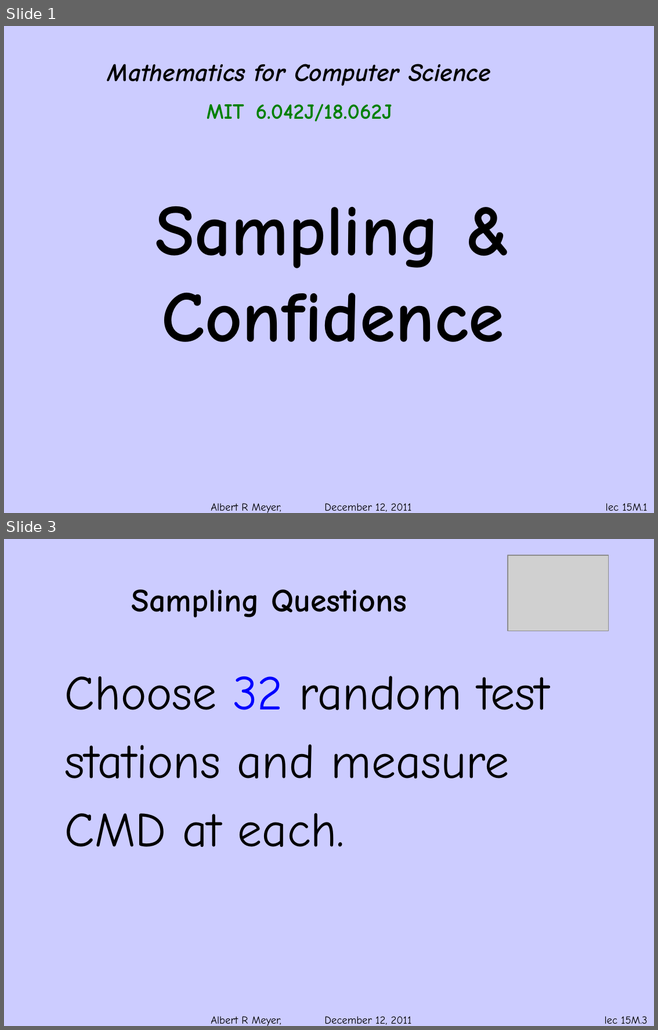
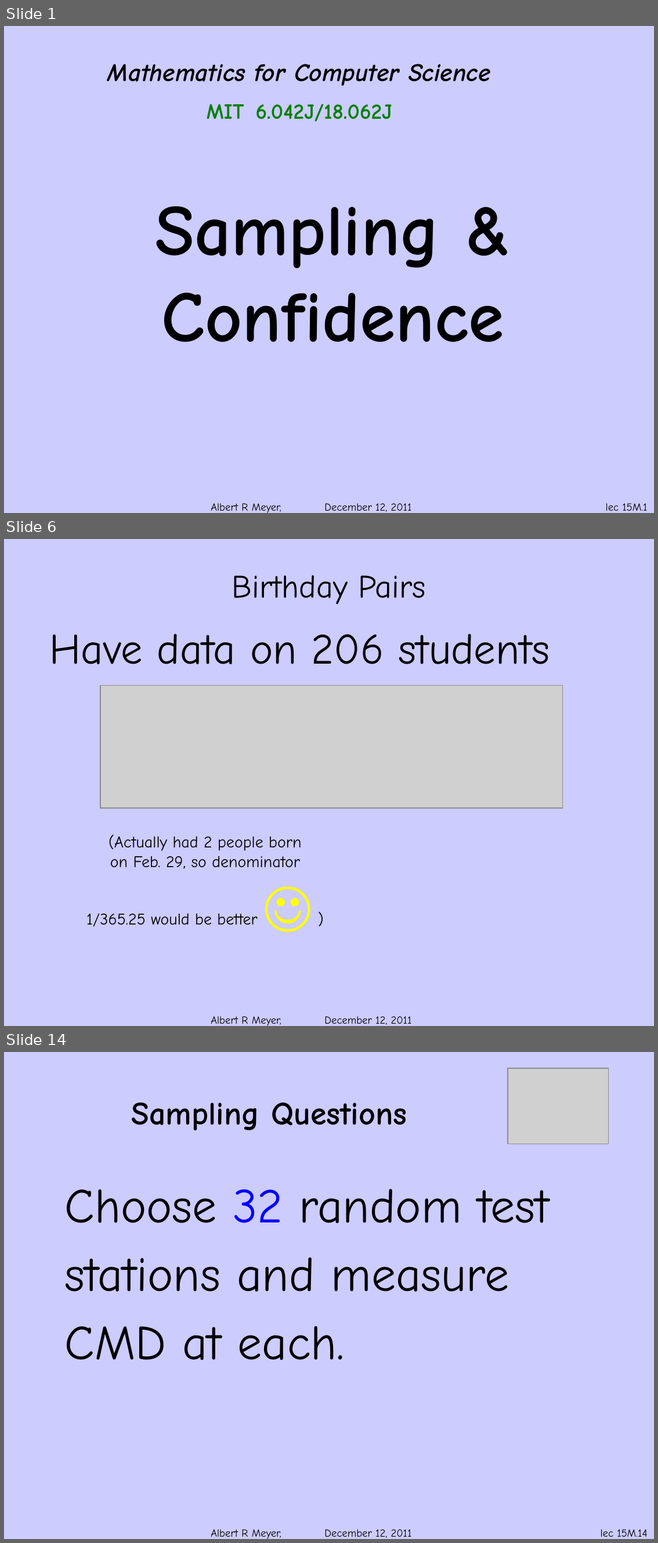
Before and after one commit to armeyer/mcs_web, a slide deck: fall11/slidesF11/slides15m.pptx. Shown one above the other, each under a label of ours: slides 1 and 3 before the commit, slides 1, 6 and 14 after it; the slides between them are not shown. The pictures are 658x1030 and 658x1543 pixels, drawn with LibreOffice and Linux fonts; fonts in the diff are those of the drawing; grey boxes stand for pictures; background and template pictures are left out. Boxes give left, top, right and bottom in pixels: in the first picture for what was removed or moved away, otherwise in the second. Text is boxed around its words. In the diff, an @@ line names an element or a change of style, - is before the commit and + after.

```diff
--- a/fall11/slidesF11/slides15m.pptx
+++ b/fall11/slidesF11/slides15m.pptx
@@ slide 6 added at (x1=4, y1=539, x2=654, y2=1026), background #CCCCFF; not listed: 1 template element that a slide beside it also shows @@
@@ title added at (x1=232, y1=575, x2=426, y2=604), 36 pt, text #000000 @@
+Birthday Pairs
@@ text added at (x1=50, y1=634, x2=550, y2=664), 48 pt, text #000000 @@
+Have data on 206 students
@@ picture added at (x1=100, y1=685, x2=562, y2=808) @@
@@ text added at (x1=86, y1=835, x2=301, y2=927), 18 pt, text #000000 @@
+(Actually had 2 people born
+on Feb. 29, so denominator
+1/365.25 would be better ☺ )
@@ what was slide 3 is now slide 14 @@
@@ page number at (x1=600, y1=1529, x2=647, y2=1537): text changed @@
-lec 15M.3
+lec 15M.14
```
Also in this commit, not shown: 2 slides changed, 10 other slides added.
